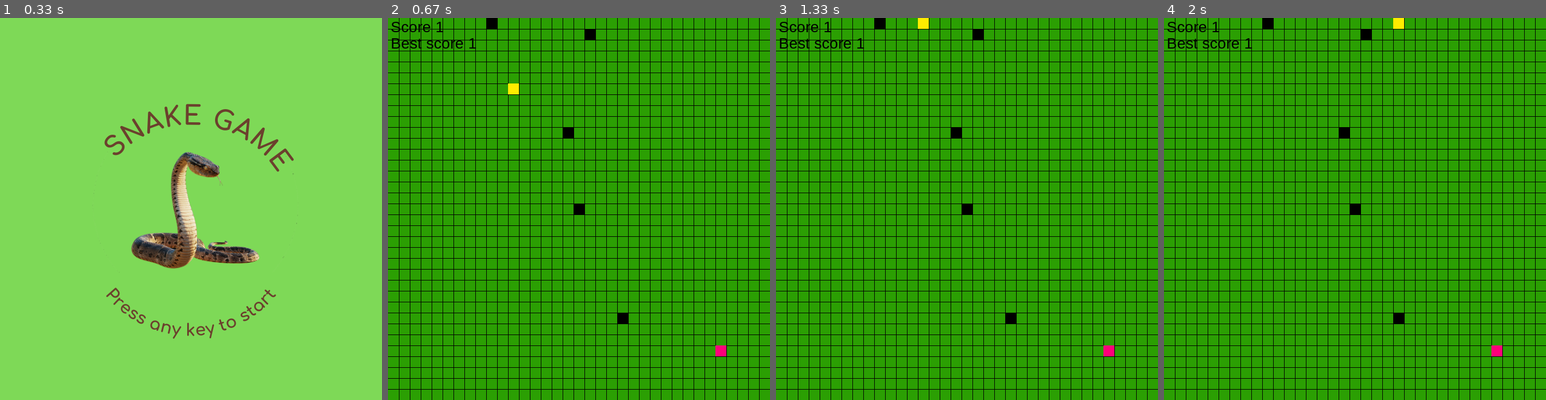
Above: before the commit, frames 1-4 (left to right).
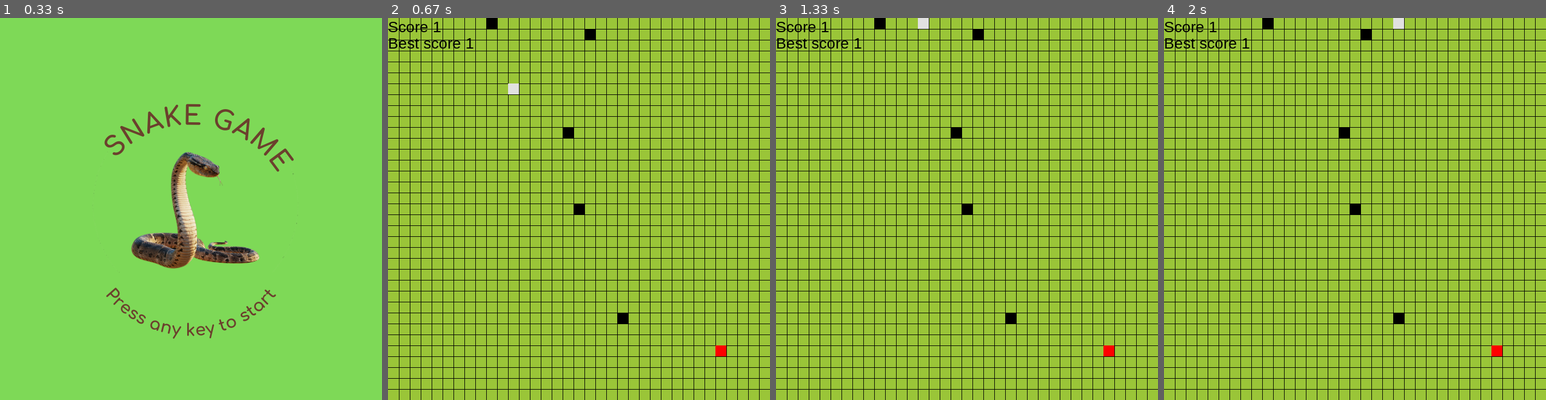
Above: after the commit, the same moments.

Repository: Lolretta/Proyecto_Snake
Game: pygame game, started from Snake.py
Same seed, same stepped clock (60 frames per second), same inputs: the game is played once before the commit and once after it.
Inputs:
- Up to frame 1 (0.33 s): no input
- Up to frame 2 (0.67 s): hold Right from 0.33 s (still down)
- Up to frame 3 (1.33 s): release Right at 0.8 s; hold Up 0.83-1.13 s; hold Right from 1.17 s (still down)
- Up to frame 4 (2 s): release Right at 1.63 s; hold Left from 1.67 s (still down)

Frame 1 is identical in both runs. In frame 2, 90% of the frame differs, in the area x 0-100%, y 0-100%; in frame 3, 90%; in frame 4, 90%.

Commit message:
commit on main

Diff:
--- a/Snake.py
+++ b/Snake.py
@@ -7,11 +7,13 @@
 HEIGHT = 700
 WIDTH = 700
 BLACK = (0, 0, 0)
-PINK = (255, 0, 122)
-PURPLE = (100, 0, 255)
-YELLOW = (255, 236, 0)
-GREEN = (43, 159, 3)
+RED = (255, 0, 0)
+BODY_COLOR = (0,0,0)
+HEAD_COLOR = (225,225,225)
+DSGREEN = (154,197,56)
 GRID_SIZE = 20
+WHITE = (255,255,255)
+GRAY = (0,0,0)
 
 main_image = pygame.image.load("InicioPagSnake.png")
 pause_image = pygame.image.load("Continuaroquitar.png")
@@ -108,10 +110,10 @@
         for idx, body in enumerate(self.snake_body):
 
             if idx == 0:
-                pygame.draw.rect(window, YELLOW, [body[0], body[1], 20, 20])
+                pygame.draw.rect(window, HEAD_COLOR, [body[0], body[1], 20, 20])
                 continue
 
-            pygame.draw.rect(window, PURPLE, [body[0], body[1], 20, 20])
+            pygame.draw.rect(window, BODY_COLOR, [body[0], body[1], 20, 20])
 
         self.check_error(window)
 
@@ -174,7 +176,7 @@
         self.food_position = (random.randrange(0, 680, 20), random.randrange(0, 680, 20))
 
     def draw_food(self, window):
-        pygame.draw.rect(window, PINK, [self.food_position[0], self.food_position[1], 20, 20])
+        pygame.draw.rect(window, RED, [self.food_position[0], self.food_position[1], 20, 20])
 
 class Block:
     def __init__(self):
@@ -186,7 +188,7 @@
 
     def draw_block(self, window):
         for i, value in enumerate(self.block_position):
-            pygame.draw.rect(window,BLACK,[value[0],value[1],20,20])
+            pygame.draw.rect(window,GRAY,[value[0],value[1],20,20])
 
 
 def check_food(snake, food, window):
@@ -210,7 +212,7 @@
 
 
 def draw_grid(window):
-    window.fill(GREEN)
+    window.fill(DSGREEN)
     x = 0
     y = 0
 
@@ -282,9 +284,9 @@
         check_food(snake, food, window)
 
         score = game_font.render(f"Score {snake.length}", True, BLACK)
-        window.blit(score, (5, 0))
+        window.blit(score, (0, 0))
         best_score = game_font.render(f"Best score {snake.best_score}", True, BLACK)
-        window.blit(best_score, (5, 30))
+        window.blit(best_score, (0, 30))
 
         block.draw_block(window)
 
